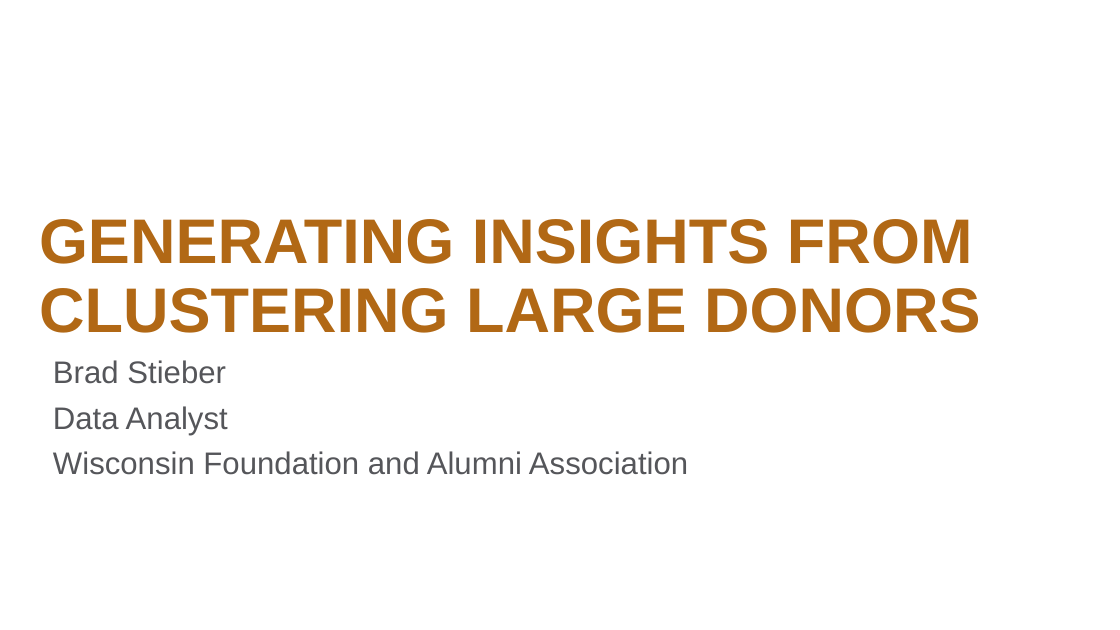
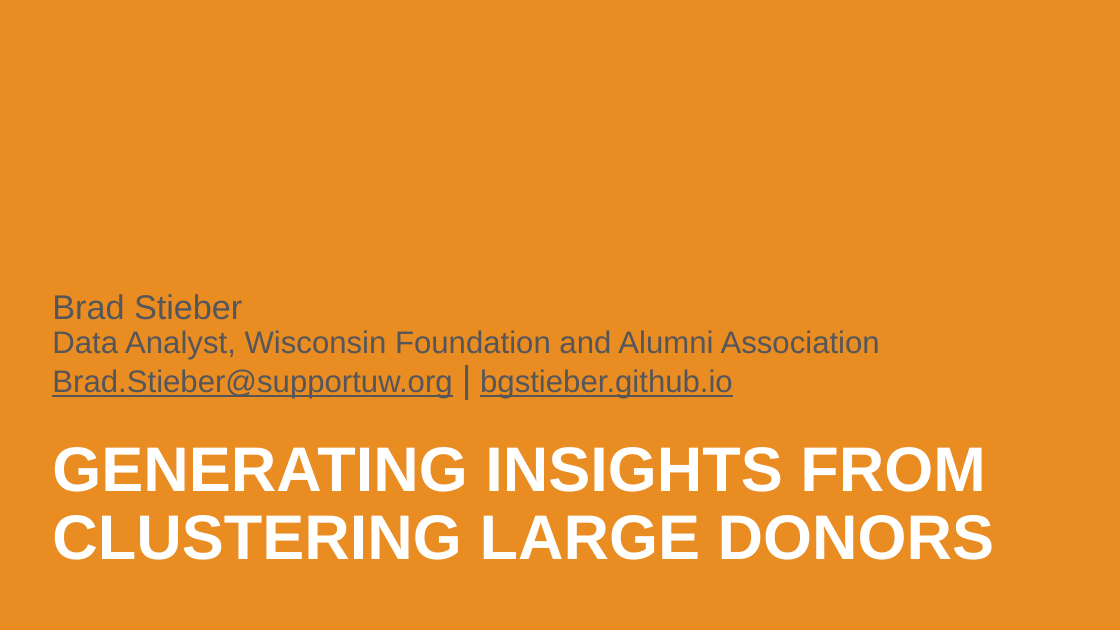
Before and after one commit to bgstieber/APRA-PD-DAS-2019, a slide deck: slide 1 of Generating Insights from Clustering Large Donors - BStieber APRA DAS19.pptx. Drawn at 1120x630 pixels with LibreOffice and Linux fonts; fonts in the diff are those of the drawing; background and template pictures are left out. Boxes give left, top, right and bottom in pixels: in the first picture for what was removed or moved away, otherwise in the second. Text is boxed around its words. In the diff, an @@ line names an element or a change of style, - is before the commit and + after.

```diff
--- a/Generating Insights from Clustering Large Donors - BStieber APRA DAS19.pptx
+++ b/Generating Insights from Clustering Large Donors - BStieber APRA DAS19.pptx
@@ background #FFFFFF to #E98C22 @@
@@ subtitle at bbox=[52, 294, 880, 398]: text changed @@
-Brad Stieber
-Data Analyst
-Wisconsin Foundation and Alumni Association
+Brad Stieber
+Data Analyst, Wisconsin Foundation and Alumni Association
+Brad.Stieber@supportuw.org | bgstieber.github.io
@@ title "GENERATING INSIGHTS FROM CLUSTERING LARGE ...": place and size @@
-title "GENERATING INSIGHTS FROM CLUSTERING LARGE ..." at bbox=[39, 219, 981, 333]
+title "GENERATING INSIGHTS FROM CLUSTERING LARGE ..." at bbox=[52, 447, 995, 560]
@@ title "GENERATING INSIGHTS FROM CLUSTERING LARGE ..." at bbox=[52, 447, 995, 560]: text colour #B16815 to #FFFFFF @@
```
Also in this commit, not shown: 1 other slide changed, 17 slides added, 1 other file.
